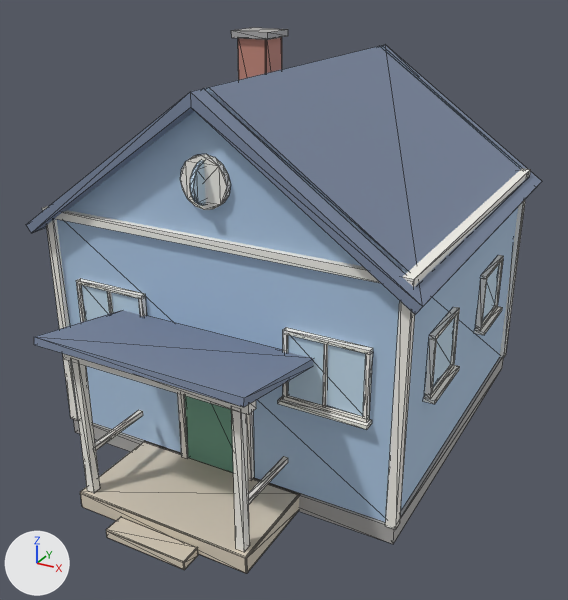
The glTF model Data/SampleProjects/PaperKid/Sources/HouseBlueModel.glb, before and after one commit.
Both versions are drawn from a 50 mm lens placed at (6.04, -11.78, 7.86), pointed at (0.17, -1.12, 2.53). Arrows for +X, +Y and +Z are at lower left; the lights stay in place. The picture after the commit comes second. Mesh edges are drawn as thin lines. Vertices at exactly the same position are counted once.

Names of what the first picture shows: 'HouseBlueModel'.
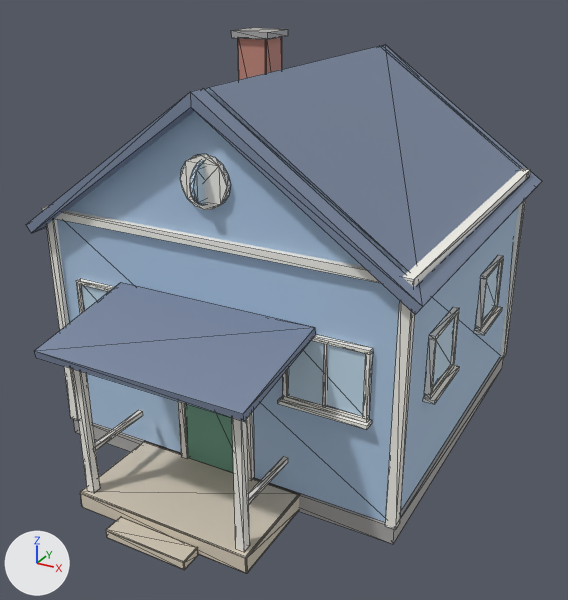
Commit message: PaperKid: porch roofs shed away from the houses

What differs and where, as boxes [x1, y1, x2, y2] in the pictures (568 x 600 px; the box of a moved part takes in the faces that stretch with it):
part 1 of me_housebluemodel, moved or reshaped (not visible afterwards)
    before: [63, 354, 256, 415]
part 2 of me_housebluemodel, moved or reshaped
    before: [34, 310, 313, 407]
    after: [34, 282, 315, 421]
part 3 of me_housebluemodel, moved or reshaped (mostly hidden)
    before: [180, 394, 251, 480]
    after: [181, 402, 251, 480]

The change in detail:
me_housebluemodel has 832 vertices, 1460 faces and spans x -3.3..3.3, y -4.96..3.3, z 0.0..6.61.
me_housebluemodel is used by ob_housebluemodel; location (0.0, 0.0, 0.0).
Before the commit, vertices of me_housebluemodel: 119 (-0.55, -3.09, 2.57), 121 (-0.55, -2.99, 2.57), 123 (0.55, -3.09, 2.57), 125 (0.55, -2.99, 2.57).
me_housebluemodel part 1: the loose piece of 8 vertices spanning x -1.55..1.55, y -4.54..-4.36, z 2.56..2.74 is moved by (0.0, 0.0, 0.04).
Part 2, on me_housebluemodel:
Vertex 504 of me_housebluemodel moves from (-1.7, -4.9, 2.91) at pixel (34, 344) to (-1.7, -4.89, 2.7) at pixel (36, 357).
Vertex 505 of me_housebluemodel moves from (-1.7, -4.88, 3.02) at pixel (34, 336) to (-1.7, -4.91, 2.82) at pixel (34, 350).
Vertex 506 of me_housebluemodel moves from (-1.7, -3.02, 2.58) to (-1.7, -2.99, 3.05).
Vertex 507 of me_housebluemodel moves from (-1.7, -3.0, 2.69) to (-1.7, -3.01, 3.17) at pixel (120, 282).
Vertex 508 of me_housebluemodel moves from (1.7, -4.9, 2.91) at pixel (243, 407) to (1.7, -4.89, 2.7) at pixel (244, 421).
Vertex 509 of me_housebluemodel moves from (1.7, -4.88, 3.02) at pixel (244, 397) to (1.7, -4.91, 2.82) at pixel (243, 413).
Vertex 510 of me_housebluemodel moves from (1.7, -3.02, 2.58) to (1.7, -2.99, 3.05) at pixel (315, 334).
Vertex 511 of me_housebluemodel moves from (1.7, -3.0, 2.69) to (1.7, -3.01, 3.17) at pixel (315, 327).
Part 3, on me_housebluemodel:
Vertices 119, 121, 123, 125 of me_housebluemodel move by (0.0, 0.0, -0.12).
